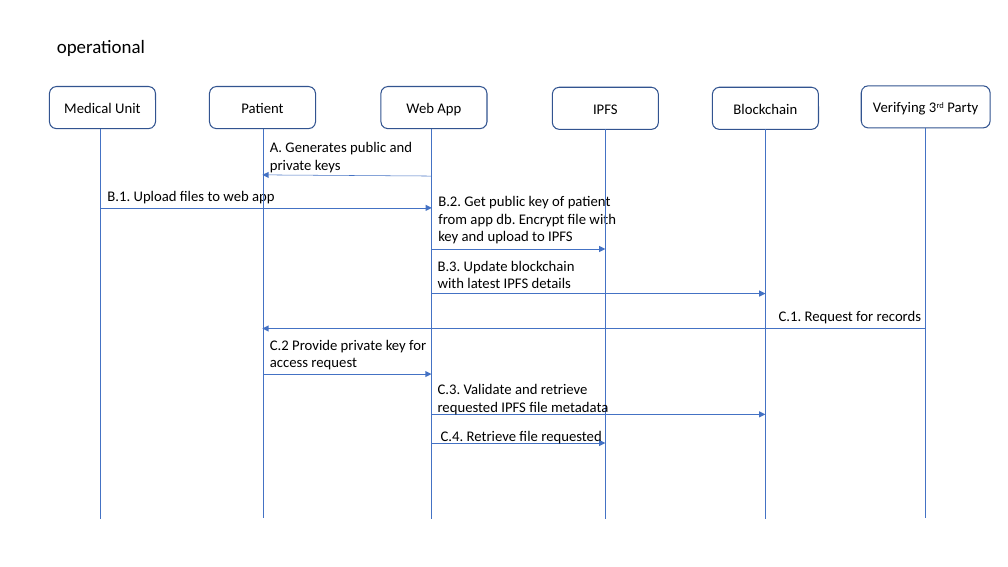
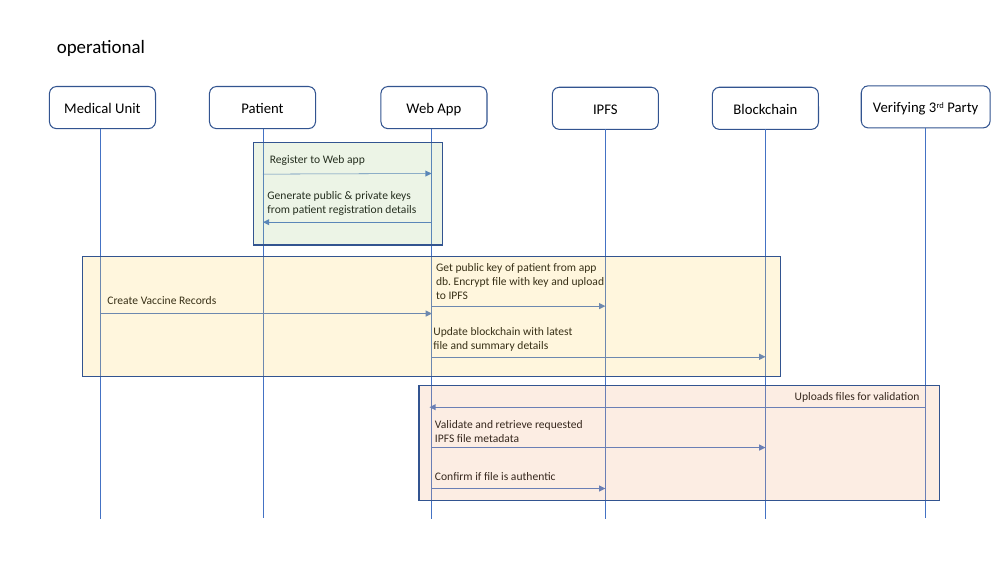
Before and after one commit to jengfad/capstone, a slide deck: slide 5 of jeng/diagrams/diagrams.pptx. Drawn at 1008x567 pixels with LibreOffice and Linux fonts; fonts in the diff are those of the drawing. Boxes give left, top, right and bottom in pixels: in the first picture for what was removed or moved away, otherwise in the second. Text is boxed around its words. In the diff, an @@ line names an element or a change of style, - is before the commit and + after.

```diff
--- a/jeng/diagrams/diagrams.pptx
+++ b/jeng/diagrams/diagrams.pptx
@@ rectangle added at box(253, 142, 442, 245), fill #A9D18E at 22% opacity, outline #325491 1 pt @@
@@ arrow moved from (432, 176) - (262, 175) to (263, 174) - (432, 174) @@
@@ text at box(270, 155, 365, 165): text changed; size 14 to 11 pt @@
-A. Generates public and
-private keys
+Register to Web app
@@ text added at box(267, 191, 416, 215), 11 pt, text #000000 @@
+Generate public & private keys from patient registration details
@@ arrow moved from (263, 374) - (432, 374) to (432, 222) - (263, 222) @@
@@ rectangle added at box(82, 256, 781, 377), fill #FFD966 at 22% opacity, outline #325491 1 pt @@
@@ text at box(436, 263, 605, 299): text changed; size 14 to 11 pt @@
-B.2. Get public key of patient from app db. Encrypt file with key and upload to IPFS
+Get public key of patient from app db. Encrypt file with key and upload to IPFS
@@ text at box(107, 296, 216, 304): text changed; size 14 to 11 pt @@
-B.1. Upload files to web app
+Create Vaccine Records
@@ arrow moved from (101, 208) - (432, 208) to (101, 314) - (432, 314) @@
@@ arrow moved from (432, 249) - (606, 249) to (432, 306) - (606, 306) @@
@@ text at box(433, 327, 573, 351): text changed; size 14 to 11 pt @@
-B.3. Update blockchain with latest IPFS details
+Update blockchain with latest file and summary details
@@ text removed at box(270, 339, 426, 370) @@
-C.2 Provide private key for access request
@@ arrow moved from (432, 293) - (765, 293) to (432, 357) - (765, 357) @@
@@ rectangle added at box(419, 385, 939, 501), fill #F4B183 at 22% opacity, outline #325491 1 pt @@
@@ arrow moved from (926, 329) - (262, 329) to (926, 408) - (430, 408) @@
@@ text at box(795, 392, 919, 402): text changed; size 14 to 11 pt @@
-C.1. Request for records
+Uploads files for validation
@@ arrow moved from (432, 414) - (765, 414) to (432, 448) - (765, 448) @@
@@ text at box(435, 420, 583, 442): text changed; size 14 to 11 pt @@
-C.3. Validate and retrieve requested IPFS file metadata
+Validate and retrieve requested IPFS file metadata
@@ text at box(435, 472, 556, 480): text changed; size 14 to 11 pt @@
-C.4. Retrieve file requested
+Confirm if file is authentic
@@ arrow moved from (432, 443) - (606, 443) to (432, 488) - (606, 488) @@
```
Also in this commit, not shown: 6 other files.
